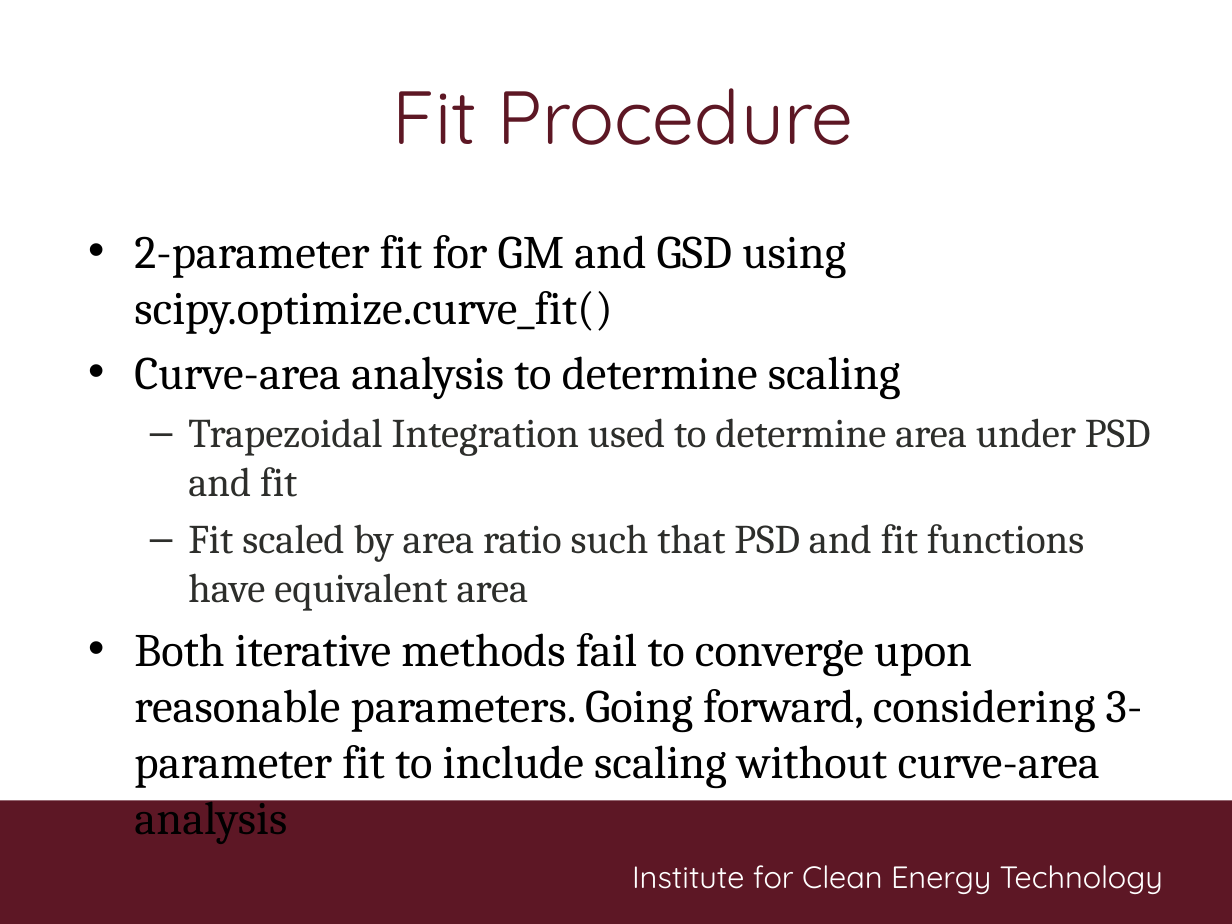
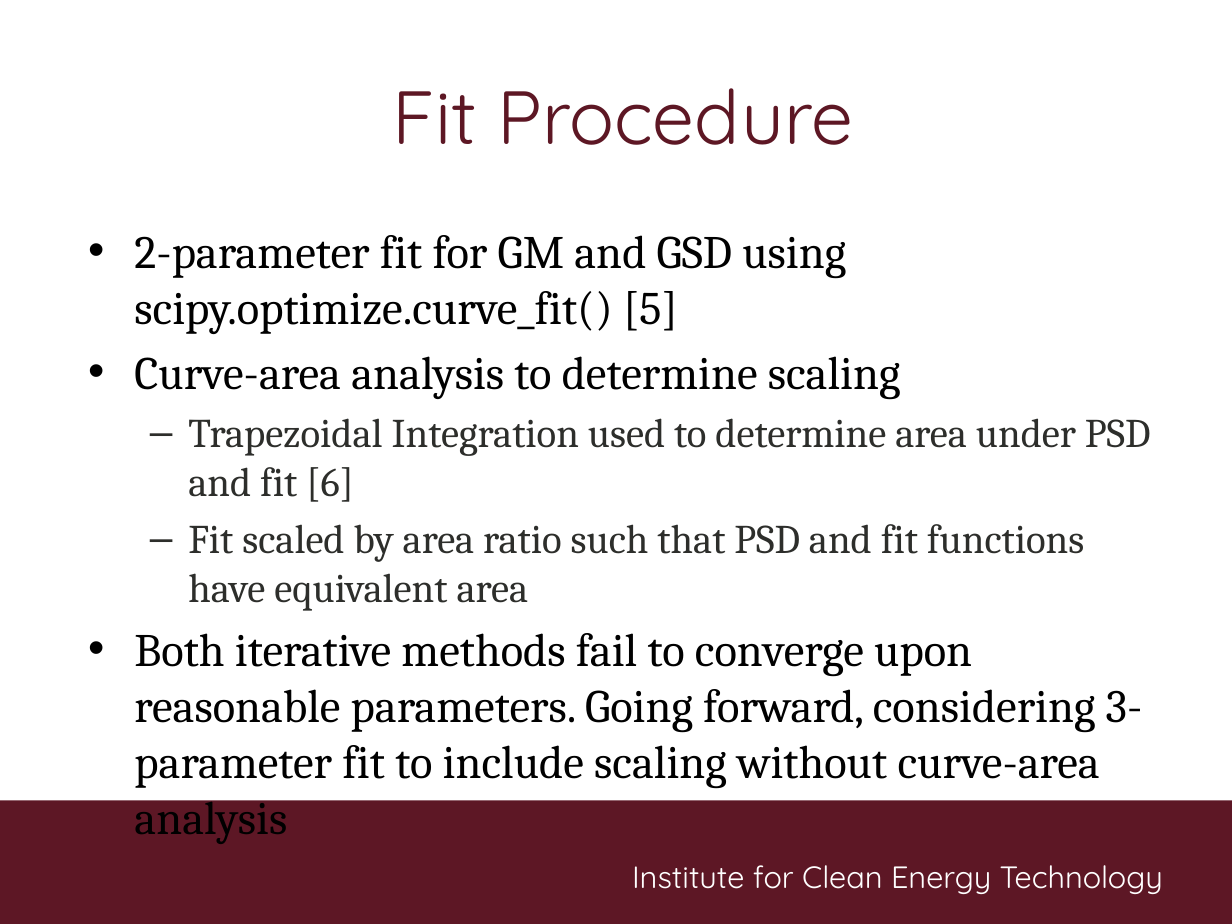
Before and after one commit to matt-wright2001/Computational-Physics, a slide deck: slide 4 of Project/lasFE/ProjectReport/lasFE.pptx. Drawn at 1232x924 pixels with LibreOffice and Linux fonts; fonts in the diff are those of the drawing; background and template pictures are left out. Boxes give left, top, right and bottom in pixels: in the first picture for what was removed or moved away, otherwise in the second. Text is boxed around its words. In the diff, an @@ line names an element or a change of style, - is before the commit and + after.

```diff
--- a/Project/lasFE/ProjectReport/lasFE.pptx
+++ b/Project/lasFE/ProjectReport/lasFE.pptx
@@ text at [134,235,846,334]: text changed @@
-• 2-parameter fit for GM and GSD using scipy.optimize.curve_fit()
+• 2-parameter fit for GM and GSD using scipy.optimize.curve_fit() [5]
@@ text at [188,418,1151,502]: text changed @@
-  – Trapezoidal Integration used to determine area under PSD and fit
+  – Trapezoidal Integration used to determine area under PSD and fit [6]
```
Also in this commit, not shown: 3 other slides changed, 1 slide added, 13 other files.
